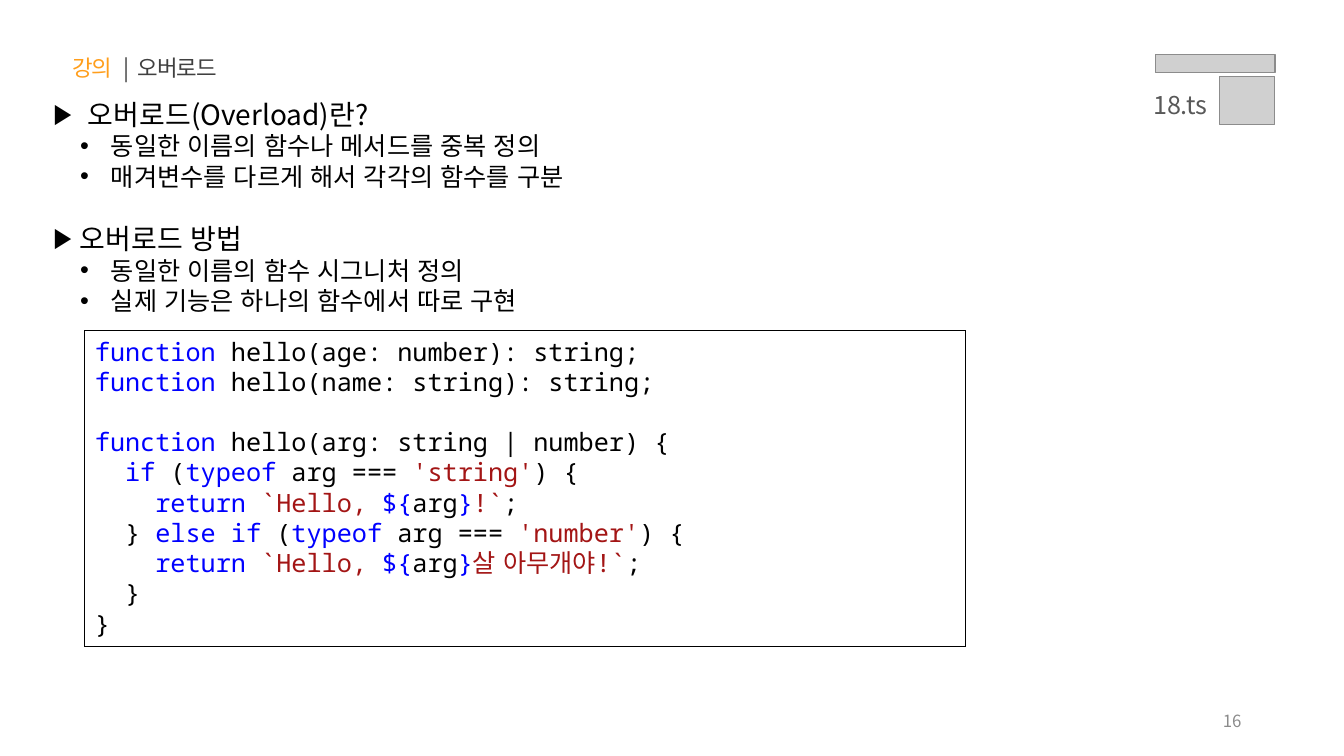
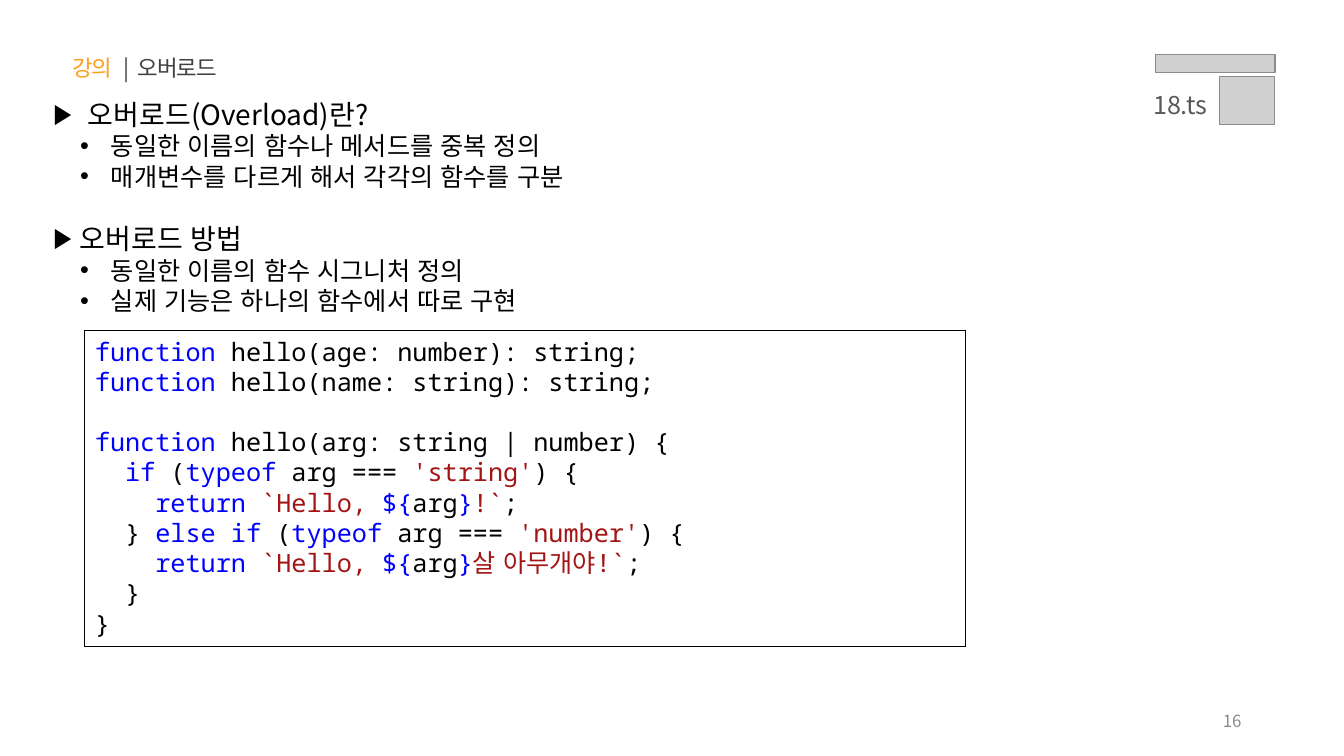
Before and after one commit to uzoolove/FESP02-typescript, a slide deck: slide 16 of PPT/03.타입스크립트 - 타입 관련 문법.pptx. Drawn at 1344x756 pixels with LibreOffice and Linux fonts; fonts in the diff are those of the drawing; grey boxes stand for pictures. Boxes give left, top, right and bottom in pixels: in the first picture for what was removed or moved away, otherwise in the second. Text is boxed around its words. In the diff, an @@ line names an element or a change of style, - is before the commit and + after.

```diff
--- a/PPT/03.타입스크립트 - 타입 관련 문법.pptx
+++ b/PPT/03.타입스크립트 - 타입 관련 문법.pptx
@@ text at (111, 165, 563, 188): text changed @@
-  • 매겨변수를 다르게 해서 각각의 함수를 구분
+  • 매개변수를 다르게 해서 각각의 함수를 구분
```
Also in this commit, not shown: 6 other files.
